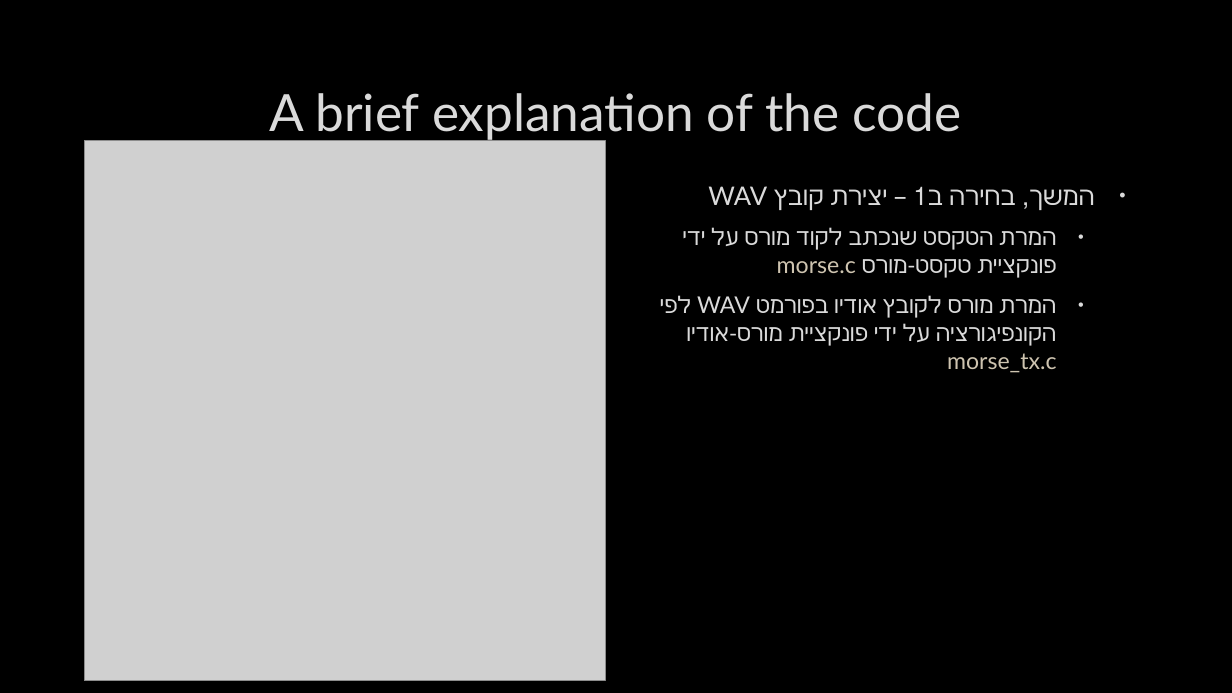
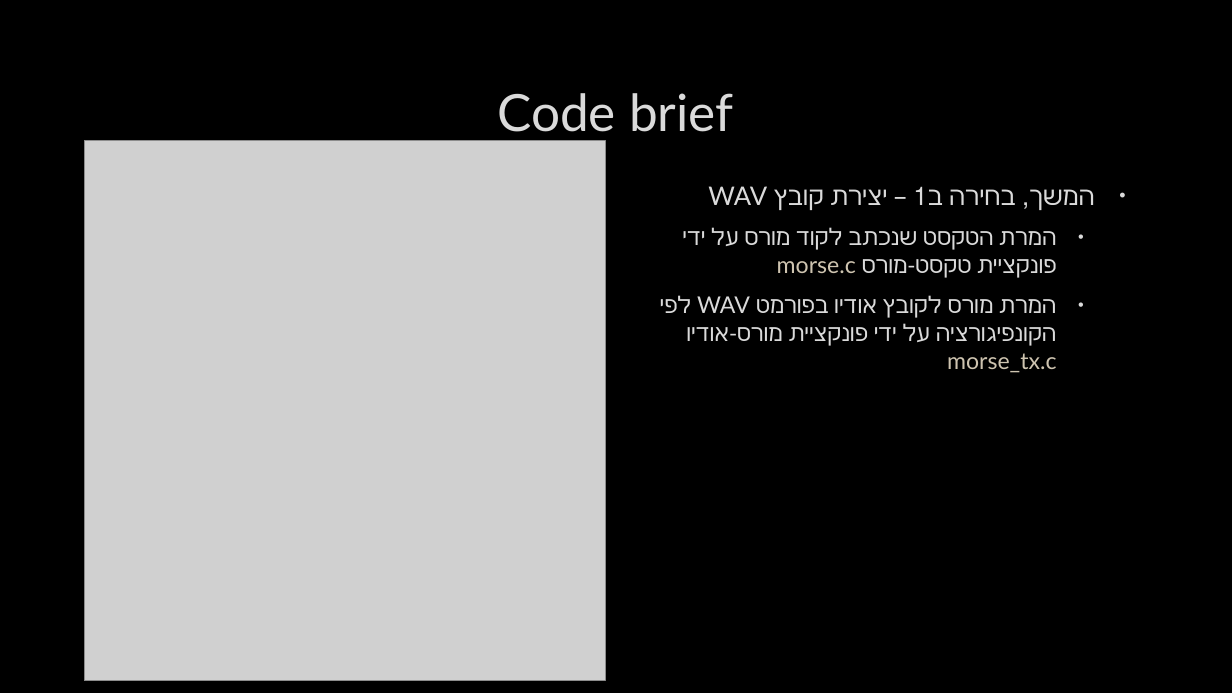
Before and after one commit to danielHC94/Ultrasonic-Cyber-Communication-, a slide deck: slide 7 of Ultrasonic communication POC.pptx. Drawn at 1232x693 pixels with LibreOffice and Linux fonts; fonts in the diff are those of the drawing; grey boxes stand for pictures; background and template pictures are left out. Boxes give left, top, right and bottom in pixels: in the first picture for what was removed or moved away, otherwise in the second. Text is boxed around its words. In the diff, an @@ line names an element or a change of style, - is before the commit and + after.

```diff
--- a/Ultrasonic communication POC.pptx
+++ b/Ultrasonic communication POC.pptx
@@ title at (497, 93, 733, 132): text changed @@
-A brief explanation of the code
+Code brief
```
Also in this commit, not shown: 5 other slides changed, 1 slide removed.
